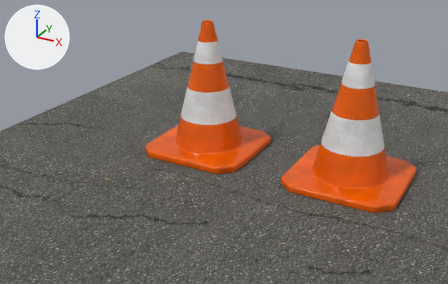
An edit to the glTF model Models/TrafficCone/glTF-Binary/TrafficCone.glb, drawn before and after from the same camera.
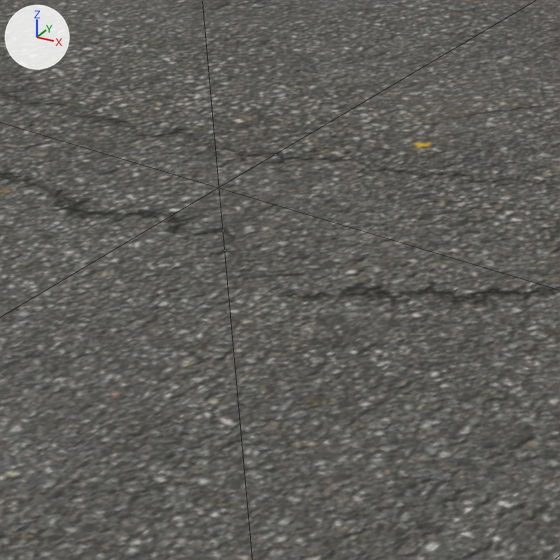
There are two pictures of each version: one whole from a 50 mm camera at (0.883, -2.023, 1.045) aimed at (0.031, -0.473, 0.27), one close up on the part from 0% to 32% of the width and 50% to 100% of the height. The lights are fixed; the arrows at upper left show +X, +Y and +Z. The first two pictures are the older version. The close-ups show mesh edges as thin lines. Where no turn or scale is listed for an object, it has been applied to the vertices.

Before the edit, the objects in view are built like this:
```python
me_plane = bpy.data.meshes.new('Plane')
me_plane.from_pydata(...)  # 25 vertices, 32 faces; spans x -1.18..1.18, y -1.18..1.18, z 0.0
me_plane.materials.append(mat_plane_material)
ob_plane = bpy.data.objects.new('Plane', me_plane)
ob_plane.location = (0.0, 0.0, -0.001)
```
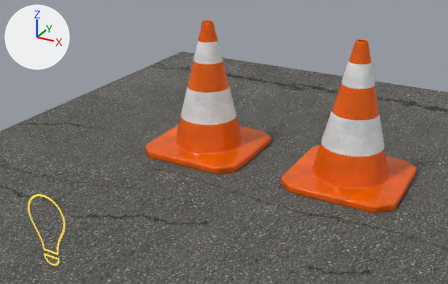
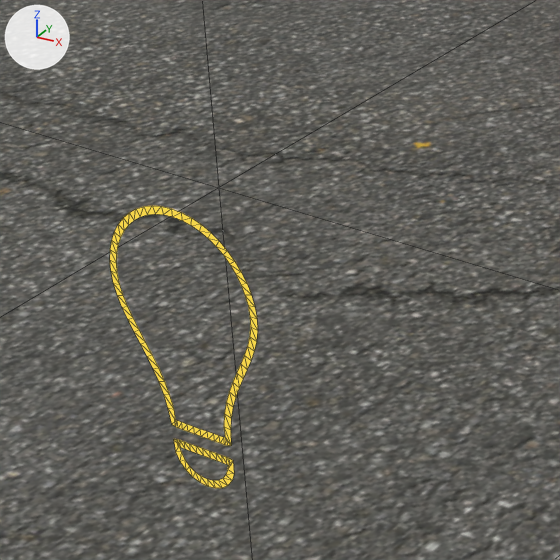
Where the change shows, as pixel boxes (x1, y1, x2, y2) in the close-ups (560 x 560 px):
'Bulb', added
    after: (110, 206, 258, 488)

Patch to the scene script:
```diff
--- a/Models/TrafficCone/glTF-Binary/TrafficCone.glb.py
+++ b/Models/TrafficCone/glTF-Binary/TrafficCone.glb.py
@@ mat_bulbmaterial @@
+mat_bulbmaterial = principled_material('BulbMaterial')
+mat_bulbmaterial.base_color = (0.0, 0.0, 0.0)  # black #000000
+mat_bulbmaterial.metallic = 1.0
+mat_bulbmaterial.roughness = 1.0
+mat_bulbmaterial.emission_color = (0.9, 0.657, 0.0701)  # yellow #f3d44b
+mat_bulbmaterial.emission_strength = 1.0
@@ me_bulbmesh @@
+me_bulbmesh.from_pydata(...)  # 168 vertices, 168 faces; spans x -0.052..0.052, y 0.0, z -0.123..0.053
+me_bulbmesh.materials.append(mat_bulbmaterial)  # black #000000, glowing yellow #f3d44b
@@ ob_bulb @@
+ob_bulb = bpy.data.objects.new('Bulb', me_bulbmesh)
+ob_bulb.location = (0.0, -1.2, 0.37)
```
